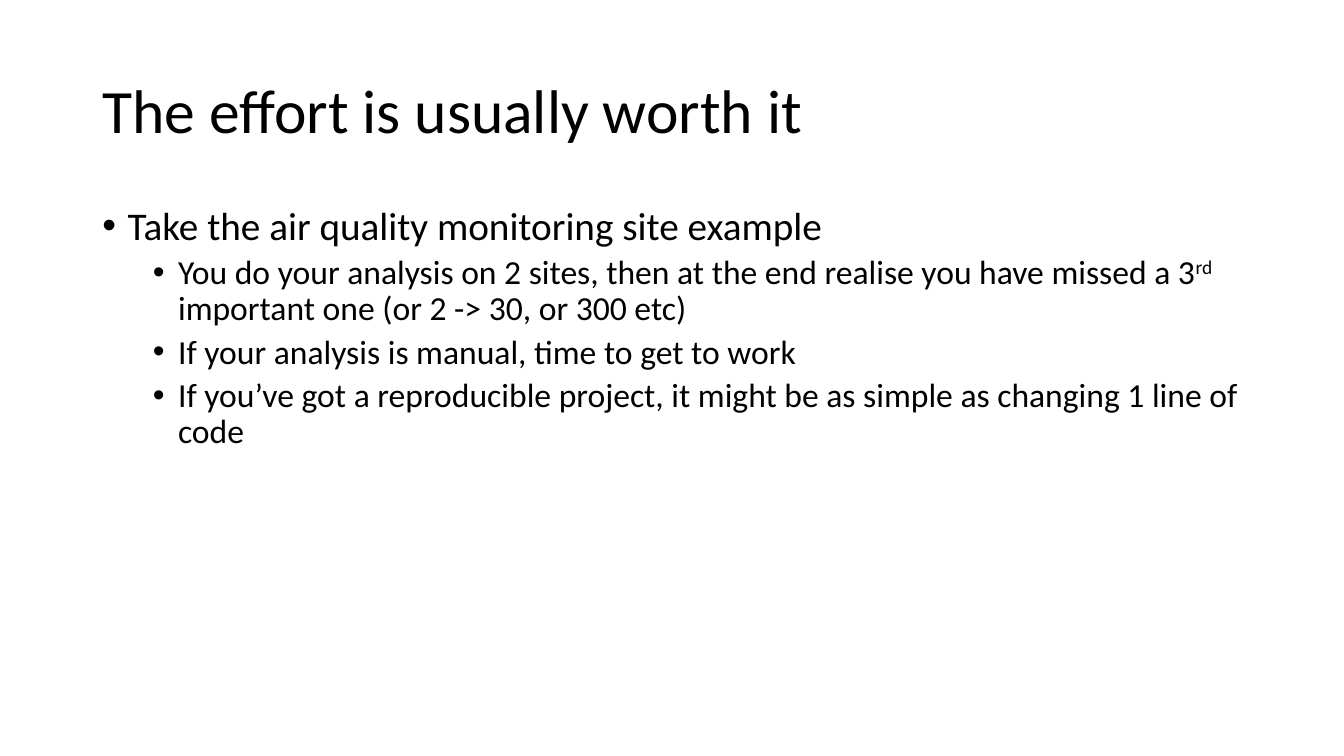
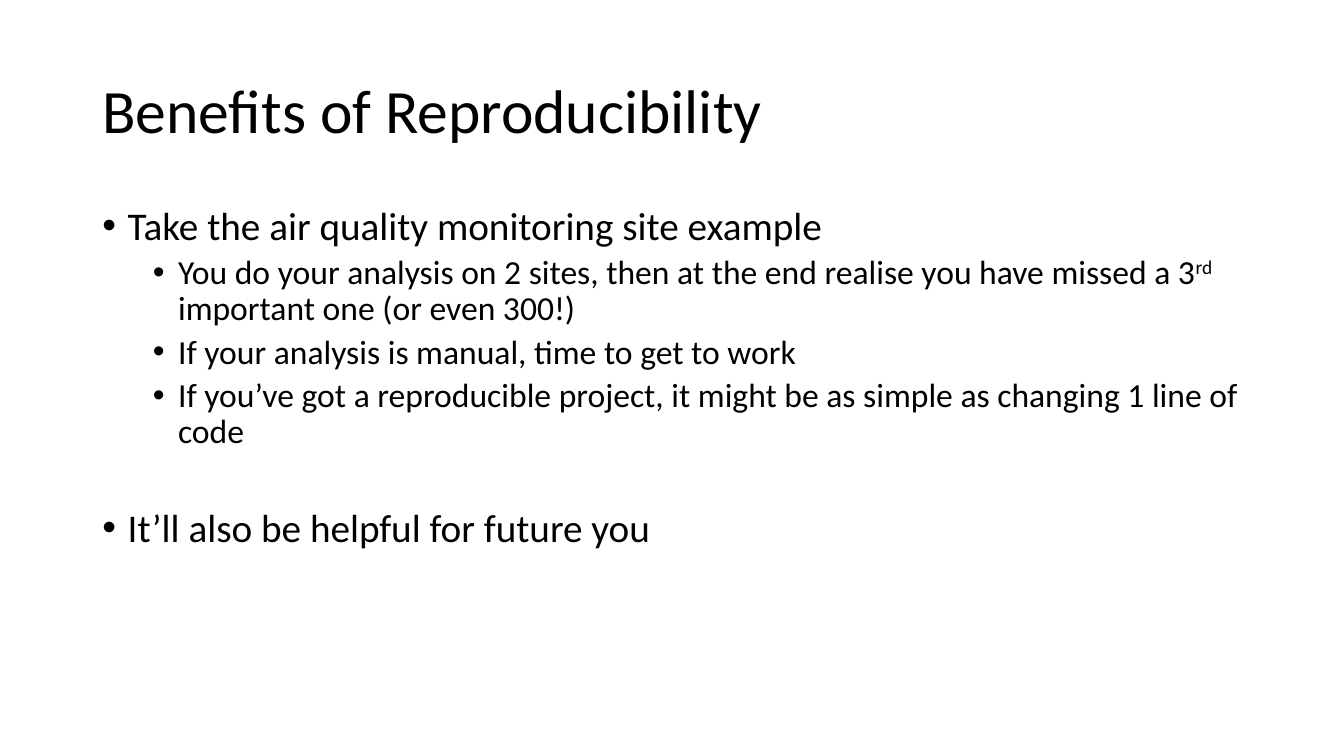
Before and after one commit to lidiaalfanti/r-course, a slide deck: slide 12 of courses/r-intro/docs/Intro to R 2023_day2.pptx. Drawn at 1344x756 pixels with LibreOffice and Linux fonts; fonts in the diff are those of the drawing. Boxes give left, top, right and bottom in pixels: in the first picture for what was removed or moved away, otherwise in the second. Text is boxed around its words. In the diff, an @@ line names an element or a change of style, - is before the commit and + after.

```diff
--- a/courses/r-intro/docs/Intro to R 2023_day2.pptx
+++ b/courses/r-intro/docs/Intro to R 2023_day2.pptx
@@ title at (102,90,761,143): text changed @@
-The effort is usually worth it
+Benefits of Reproducibility
@@ text at (178,260,1170,326): text changed @@
-  • You do your analysis on 2 sites, then at the end realise you have missed a 3rd important one (or 2 -> 30, or 300 etc)
+  • You do your analysis on 2 sites, then at the end realise you have missed a 3rd important one (or even 300!)
@@ text at (128,514,649,549): paragraph added @@
+• It’ll also be helpful for future you
```
Also in this commit, not shown: 5 other slides changed, 1 slide added.
